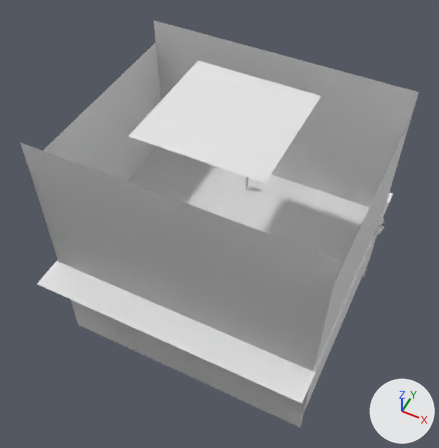
Renders of the Blender file 04-Shots/Scene_5_Shot_3.blend from each side of a commit.
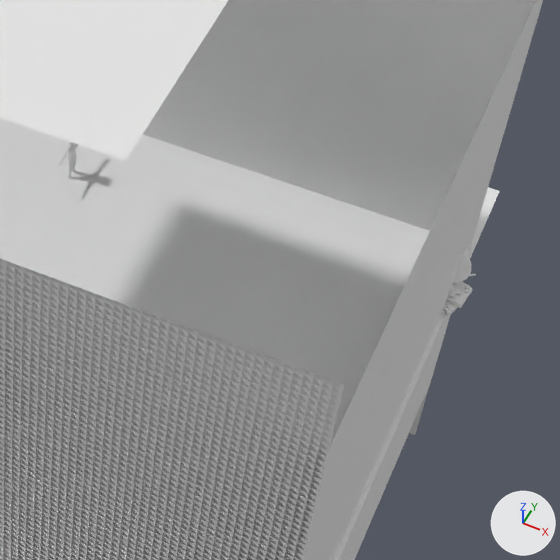
Each version is shown whole from a 50 mm lens placed at (38.8, -81.1, 104.5), pointed at (-1.3, -1.0, 4.3), then close up on the part from 51% to 94% of the width and 29% to 71% of the height. The lights are fixed; the arrows at lower right show +X, +Y and +Z. Materials are left out; every surface is plain grey.

Objects in the first close-up: 'Halle.001', 'SchlagKaputt'.
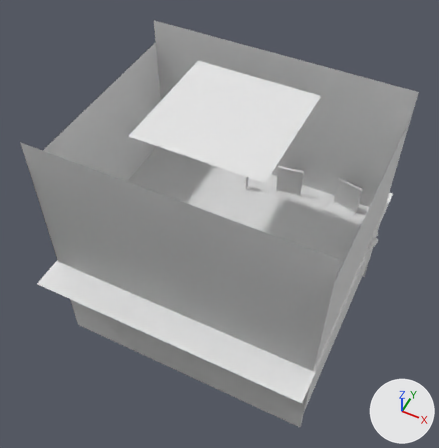
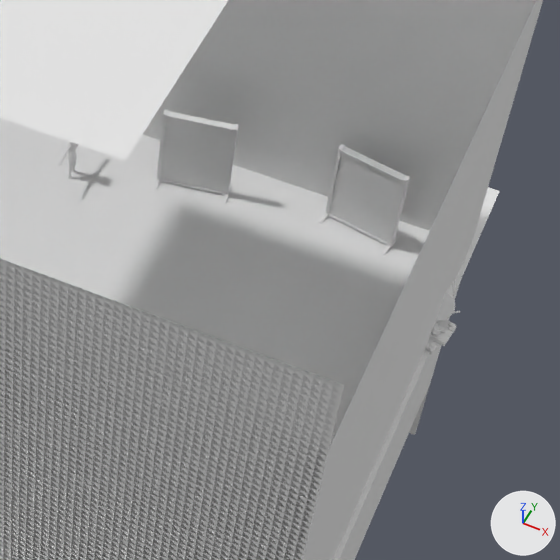
Boxes [x1, y1, x2, y2] around the edits, measured in the close-ups (560 x 560 px):
'Trennwand.001', added
    after: [319, 144, 410, 255]
'Trennwand.000', added
    after: [154, 109, 239, 205]
'SchlagKaputt', moved, reshaped, rescaled, turned
    before: [442, 244, 476, 317]
    after: [426, 280, 460, 355]

What changed in the scene script:
```text
Add me_cube_002_1:
    me_cube_002_1.from_pydata(...)  # 44 vertices, 38 faces; spans x -1.6..1.75, y -0.91..0.91, z 0.91..0.98
Add me_cube_003:
    me_cube_003.from_pydata(...)  # 28 vertices, 23 faces; spans x -1.57..1.78, y -0.91..0.91, z -0.96..-0.91
Add col_trennwand_001:
    col_trennwand_001 = bpy.data.collections.new('Trennwand.001')
    col_trennwand_001.objects.link(ob_cube)
    col_trennwand_001.objects.link(ob_cube_001)
    col_trennwand_001.objects.link(ob_cube_002)
    col_trennwand_001.objects.link(ob_cube_003)
Change ob_schlagkaputt:
    ob_schlagkaputt.location: (29.77, 17.35, -1.29) -> (29.77, 13.07, -1.29)
Change ob_cube_001:
    ob_cube_001.rotation_euler: (-12.28, 0.72, 10.07) -> (0.0, 0.0, 0.0)  # degrees (16, 41, 217) -> degrees (0, 0, 0)
    ob_cube_001.location: (0.956, -0.298, 2.48) -> (0.0, 0.0, 2.637)
    ob_cube_001.scale: (0.197, 0.68, 0.317) -> (0.124, 2.09, 2.64)
Change ob_cube:
    ob_cube.rotation_euler: (-12.28, 0.72, 10.07) -> (0.0, 0.0, 0.0)  # degrees (16, 41, 217) -> degrees (0, 0, 0)
    ob_cube.location: (0.956, -0.298, 2.48) -> (0.0, 0.0, 2.637)
    ob_cube.scale: (0.197, 0.68, 0.317) -> (0.124, 2.09, 2.64)
Add ob_cube_002:
    ob_cube_002 = bpy.data.objects.new('Cube.002', me_cube_002_1)
    ob_cube_002.location = (0.0, 0.0, 2.637)
    ob_cube_002.scale = (0.124, 2.09, 2.64)
Add ob_trennwand_001:
    ob_trennwand_001 = bpy.data.objects.new('Trennwand.001', None)
    ob_trennwand_001.location = (21.04, 20.6, 0.0)
    ob_trennwand_001.rotation_euler = (0.0, 0.0, 1.384)  # degrees (0, 0, 79)
    ob_trennwand_001.scale = (1.44, 1.44, 1.44)
    ob_trennwand_001.show_instancer_for_render = False
    ob_trennwand_001.instance_type = 'COLLECTION'
    ob_trennwand_001.instance_collection = col_trennwand_001
Add ob_cube_003:
    ob_cube_003 = bpy.data.objects.new('Cube.003', me_cube_003)
    ob_cube_003.location = (0.0, 0.0, 2.64)
    ob_cube_003.scale = (0.124, 2.09, 2.64)
Add ob_trennwand_000:
    ob_trennwand_000 = bpy.data.objects.new('Trennwand.000', None)
    ob_trennwand_000.location = (7.19, 19.14, 0.0)
    ob_trennwand_000.rotation_euler = (0.0, 0.0, -1.409)  # degrees (0, 0, -81)
    ob_trennwand_000.scale = (1.44, 1.44, 1.44)
    ob_trennwand_000.show_instancer_for_render = False
    ob_trennwand_000.instance_type = 'COLLECTION'
    ob_trennwand_000.instance_collection = col_trennwand_001
```
